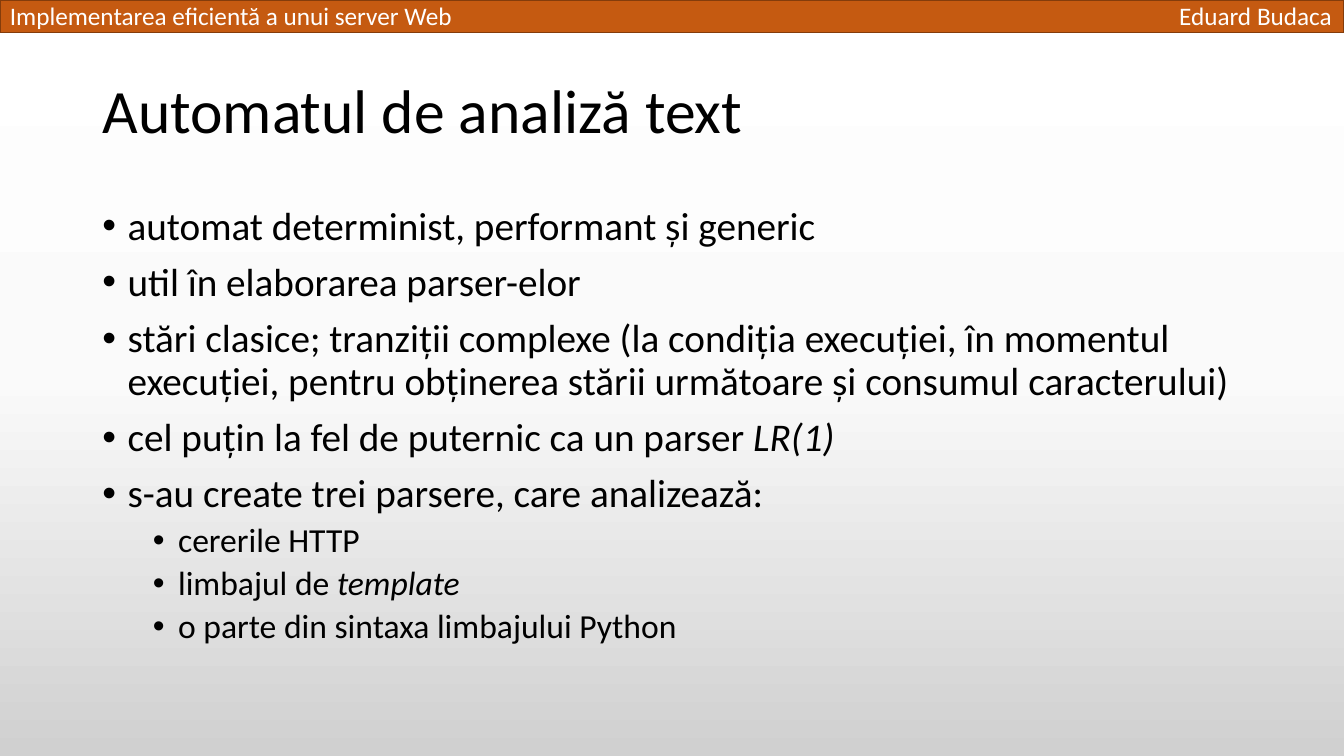
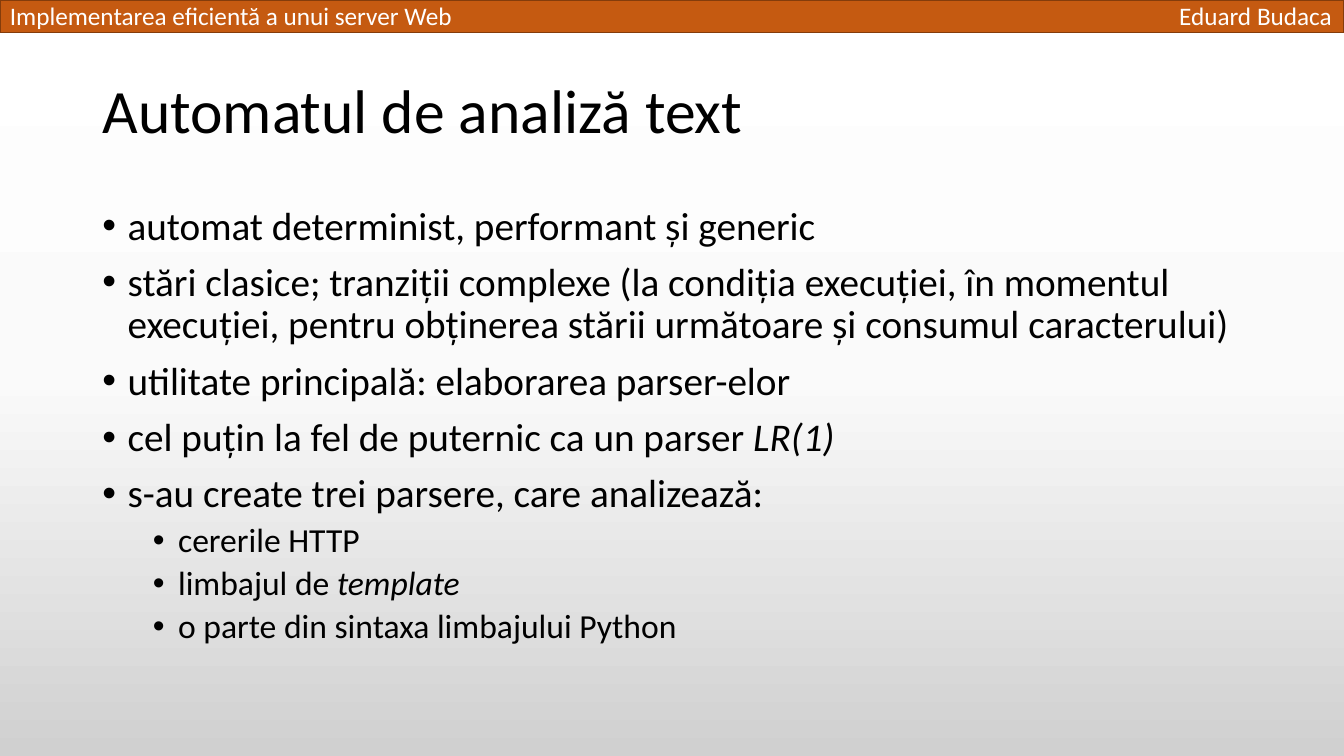
Before and after one commit to TED-996/bachelor-thesis-pack, a slide deck: slide 10 of Licenta2018BudacaEduard/Implementarea eficientă a unui server Web.pptx (slide 13 before the commit). Drawn at 1344x756 pixels with LibreOffice and Linux fonts; fonts in the diff are those of the drawing. Boxes give left, top, right and bottom in pixels: in the first picture for what was removed or moved away, otherwise in the second. Text is boxed around its words. In the diff, an @@ line names an element or a change of style, - is before the commit and + after.

```diff
--- a/Licenta2018BudacaEduard/Implementarea eficientă a unui server Web.pptx
+++ b/Licenta2018BudacaEduard/Implementarea eficientă a unui server Web.pptx
@@ text at bbox=[128, 268, 580, 303]: paragraph removed @@
-• util în elaborarea parser-elor
@@ text at bbox=[128, 367, 790, 402]: paragraph added @@
+• utilitate principală: elaborarea parser-elor
```
Also in this commit, not shown: 6 other slides changed, 3 slides removed.
